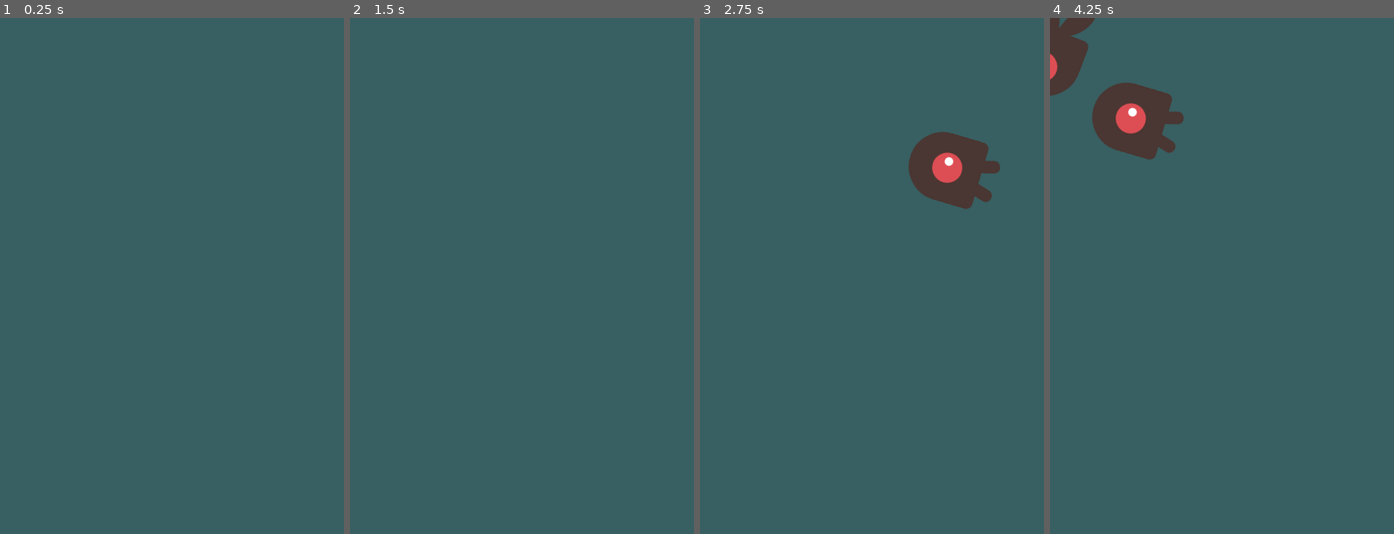
Above: before the commit, frames 1-4 (left to right).
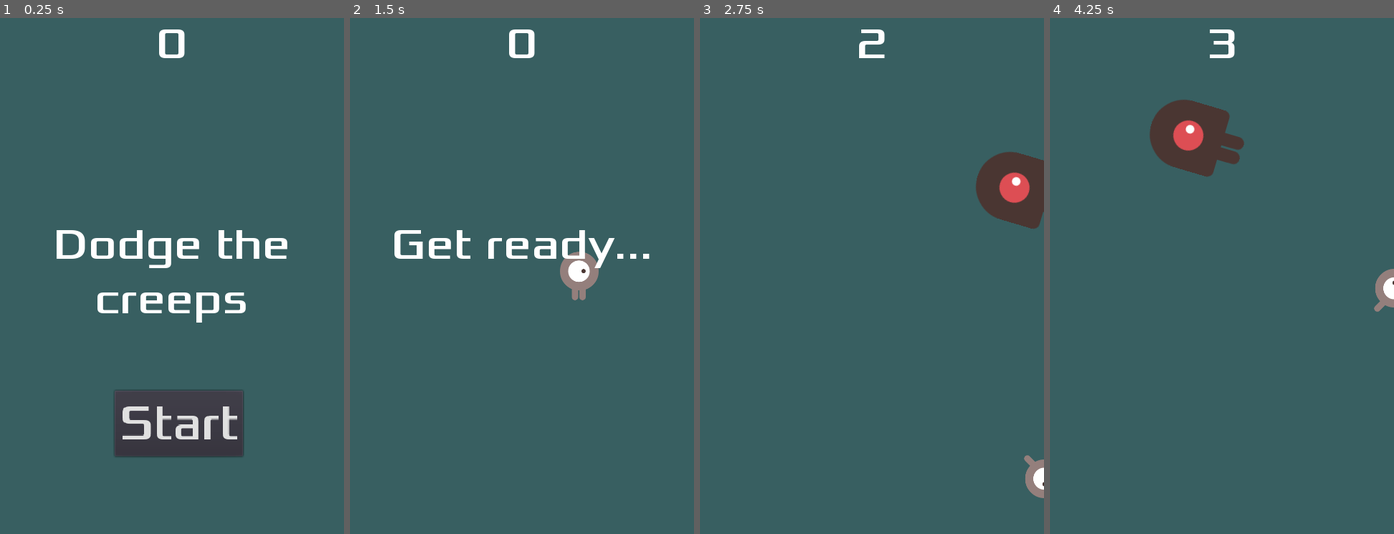
Above: after the commit, the same moments.

Repository: black-dev-x/2d-dodge-the-creeps
Game: Godot game, scene res://Main.tscn
Two runs of this game, one before a commit and one after it. Both use one fixed random seed, a clock stepped at 60 frames per second and the inputs below. Before the commit the project has no main scene; this scene is started directly in both runs.
Inputs (mouse positions are in pixels of both pictures, inside the frame that each line leads up to):
- Up to frame 1 (0.25 s): no input
- Up to frame 2 (1.5 s): click (528, 425) at 0.5 s, where only the run after the commit has a clickable "Start"; tap Enter (start, bound only after the commit) at 1.25 s; hold D (move_right) from 1.28 s (still down); hold Enter (start, bound only after the commit) from 1.28 s (still down)
- Up to frame 3 (2.75 s): release D (move_right) at 2.03 s; release Enter (start, bound only after the commit) at 2.03 s; hold S (move_down) from 2.03 s (still down); tap Enter (start, bound only after the commit) at 2.1 s
- Up to frame 4 (4.25 s): release S (move_down) at 2.78 s; hold D (move_right) 2.78-3.53 s; hold Enter (start, bound only after the commit) 2.78-3.53 s; hold W (move_up) from 3.53 s (still down); tap Enter (start, bound only after the commit) at 3.6 s

The runs differ from the first frame. In frame 1, 7.4% of the frame differs, in the area x 16-84%, y 2-85%; in frame 2, 2.3%; in frame 3, 5.2%; in frame 4, 6.5%.

Commit message:
Refactor game logic and add new features

Diff:
--- /dev/null
+++ b/HUD.gd
@@ -0,0 +1,36 @@
+extends CanvasLayer
+
+signal start_game
+
+
+func update_score(score):
+	$ScoreLabel.text = str(score)
+
+func show_message(text):
+	$MessageLabel.text = text
+	$MessageLabel.show()
+	$MessageTimer.start()
+
+func _process(delta):
+	if Input.is_action_pressed("start"):
+		if($Button.visible):
+			startGame()
+
+func show_game_over():
+	show_message("Game Over")
+	yield($MessageTimer, "timeout")
+	$MessageLabel.text = "Dodge the Creeps"
+	$MessageLabel.show()
+	yield(get_tree().create_timer(1.0), "timeout")
+	$Button.show()
+
+func startGame():
+	$Button.hide()
+	emit_signal("start_game")
+
+func _on_Button_pressed():
+	startGame()
+
+
+func _on_MessageTimer_timeout():
+	$MessageLabel.hide()
--- /dev/null
+++ b/HUD.tscn
@@ -0,0 +1,55 @@
+[gd_scene load_steps=4 format=2]
+
+[ext_resource path="res://fonts/xolonium-regular.ttf" type="DynamicFontData" id=1]
+[ext_resource path="res://HUD.gd" type="Script" id=2]
+
+[sub_resource type="DynamicFont" id=1]
+size = 60
+font_data = ExtResource( 1 )
+
+[node name="HUD" type="CanvasLayer"]
+script = ExtResource( 2 )
+
+[node name="ScoreLabel" type="Label" parent="."]
+anchor_left = 0.5
+anchor_right = 0.5
+margin_left = -240.0
+margin_right = 240.0
+margin_bottom = 73.0
+custom_fonts/font = SubResource( 1 )
+text = "0"
+align = 1
+
+[node name="MessageLabel" type="Label" parent="."]
+anchor_left = 0.5
+anchor_top = 0.5
+anchor_right = 0.5
+anchor_bottom = 0.5
+margin_left = -240.0
+margin_top = -80.0
+margin_right = 240.0
+margin_bottom = 69.0
+custom_fonts/font = SubResource( 1 )
+text = "Dodge the creeps"
+align = 1
+autowrap = true
+
+[node name="Button" type="Button" parent="."]
+anchor_left = 0.5
+anchor_top = 1.0
+anchor_right = 0.5
+anchor_bottom = 1.0
+margin_left = -80.0
+margin_top = -200.0
+margin_right = 93.0
+margin_bottom = -121.0
+rect_scale = Vector2( 1.03575, 1.15834 )
+custom_fonts/font = SubResource( 1 )
+text = "Start"
+
+[node name="MessageTimer" type="Timer" parent="."]
+wait_time = 2.0
+one_shot = true
+
+[connection signal="pressed" from="Button" to="." method="_on_Button_pressed"]
+[connection signal="timeout" from="MessageTimer" to="." method="_on_MessageTimer_timeout"]
--- a/Main.gd
+++ b/Main.gd
@@ -1,9 +1,31 @@
 extends Node
 
 export (PackedScene) var mob_scene
+var score = 0
+
+func _ready():
+	randomize()
+
+func new_game():
+	score = 0
+	$HUD.update_score(score)
+	$HUD.show_message("Get ready...")
+	get_tree().call_group("mobs", "queue_free")
+	$Music.play()
+	$Player.start($StartPosition.position)
+	$ScoreTimer.start()
+	$MobTimer.start()
+
+func game_over():
+	$ScoreTimer.stop()
+	$MobTimer.stop()
+	$HUD.show_game_over()
+	$MobTimer.wait_time = 2
+	$Music.stop()
+	$DeathSound.play()
 
 func _on_Timer_timeout():
-	$Timer.wait_time = max($Timer.wait_time - 0.02, 0.2)
+	$MobTimer.wait_time = max($MobTimer.wait_time - 0.05, 0.5)
 	var mob_spawn_location = $MobPath/MobSpawnLocation
 	mob_spawn_location.unit_offset = randf()
 
@@ -16,3 +38,8 @@
 
 	var velocity = Vector2(rand_range(mob.min_speed, mob.max_speed), 0)
 	mob.linear_velocity = velocity.rotated(direction)
+
+
+func _on_ScoreTimer_timeout():
+	score += 1
+	$HUD.update_score(score)
--- a/Main.tscn
+++ b/Main.tscn
@@ -1,7 +1,11 @@
-[gd_scene load_steps=4 format=2]
+[gd_scene load_steps=8 format=2]
 
 [ext_resource path="res://Main.gd" type="Script" id=1]
 [ext_resource path="res://Mob.tscn" type="PackedScene" id=2]
+[ext_resource path="res://Player.tscn" type="PackedScene" id=3]
+[ext_resource path="res://HUD.tscn" type="PackedScene" id=4]
+[ext_resource path="res://art/game-over.wav" type="AudioStream" id=5]
+[ext_resource path="res://art/house-in-a-forest-loop.ogg" type="AudioStream" id=6]
 
 [sub_resource type="Curve2D" id=1]
 _data = {
@@ -22,8 +26,33 @@
 
 [node name="MobSpawnLocation" type="PathFollow2D" parent="MobPath"]
 
-[node name="Timer" type="Timer" parent="."]
+[node name="MobTimer" type="Timer" parent="."]
 wait_time = 2.0
-autostart = true
 
-[connection signal="timeout" from="Timer" to="." method="_on_Timer_timeout"]
+[node name="Player" parent="." instance=ExtResource( 3 )]
+position = Vector2( -267, -40 )
+scale = Vector2( 0.5, 0.5 )
+
+[node name="HUD" parent="." instance=ExtResource( 4 )]
+
+[node name="ScoreTimer" type="Timer" parent="."]
+
+[node name="StartTimer" type="Timer" parent="."]
+one_shot = true
+
+[node name="StartPosition" type="Position2D" parent="."]
+position = Vector2( 240, 360 )
+
+[node name="Music" type="AudioStreamPlayer" parent="."]
+stream = ExtResource( 6 )
+volume_db = -10.0
+
+[node name="DeathSound" type="AudioStreamPlayer" parent="."]
+stream = ExtResource( 5 )
+volume_db = -10.0
+
+[connection signal="timeout" from="MobTimer" to="." method="_on_Timer_timeout"]
+[connection signal="body_entered" from="Player" to="Player" method="_on_Player_body_entered"]
+[connection signal="hit" from="Player" to="." method="game_over"]
+[connection signal="start_game" from="HUD" to="." method="new_game"]
+[connection signal="timeout" from="ScoreTimer" to="." method="_on_ScoreTimer_timeout"]
--- a/Mob.tscn
+++ b/Mob.tscn
@@ -31,7 +31,7 @@
 height = 33.9999
 
 [node name="Mob" type="RigidBody2D" groups=["mobs"]]
-collision_layer = 0
+scale = Vector2( 0.7, 0.7 )
 collision_mask = 0
 gravity_scale = 0.0
 script = ExtResource( 7 )
--- a/Player.gd
+++ b/Player.gd
@@ -1,10 +1,13 @@
 extends Area2D
+
+signal hit
 
 export var speed := 400.0
 var screen_size := Vector2.ZERO
 
 func _ready():
 	screen_size = get_viewport_rect().size
+	hide()
 
 func _process(delta):
 	var direction := Vector2.ZERO
@@ -33,3 +36,15 @@
 	if direction.y != 0:
 		$AnimatedSprite.animation = "up"
 		$AnimatedSprite.flip_v = direction.y > 0
+
+
+func start(new_position):
+	position = new_position
+	show()
+	$CollisionShape2D.disabled = false
+
+
+func _on_Player_body_entered(body):
+	hide()
+	$CollisionShape2D.set_deferred("disabled", true)
+	emit_signal("hit")
--- a/project.godot
+++ b/project.godot
@@ -14,6 +14,7 @@
 config/description="A 2D game where you dodge little aliens.
 
 This is the starter project for the video version of the tutorial published on the GDQuest YouTube channel."
+run/main_scene="res://Main.tscn"
 config/icon="res://icon.png"
 
 [display]
@@ -49,6 +50,12 @@
 , Object(InputEventKey,"resource_local_to_scene":false,"resource_name":"","device":0,"alt":false,"shift":false,"control":false,"meta":false,"command":false,"pressed":false,"scancode":16777234,"physical_scancode":0,"unicode":0,"echo":false,"script":null)
  ]
 }
+start={
+"deadzone": 0.5,
+"events": [ Object(InputEventKey,"resource_local_to_scene":false,"resource_name":"","device":0,"alt":false,"shift":false,"control":false,"meta":false,"command":false,"pressed":false,"scancode":16777221,"physical_scancode":0,"unicode":0,"echo":false,"script":null)
+, Object(InputEventKey,"resource_local_to_scene":false,"resource_name":"","device":0,"alt":false,"shift":false,"control":false,"meta":false,"command":false,"pressed":false,"scancode":32,"physical_scancode":0,"unicode":0,"echo":false,"script":null)
+ ]
+}
 
 [physics]
 
